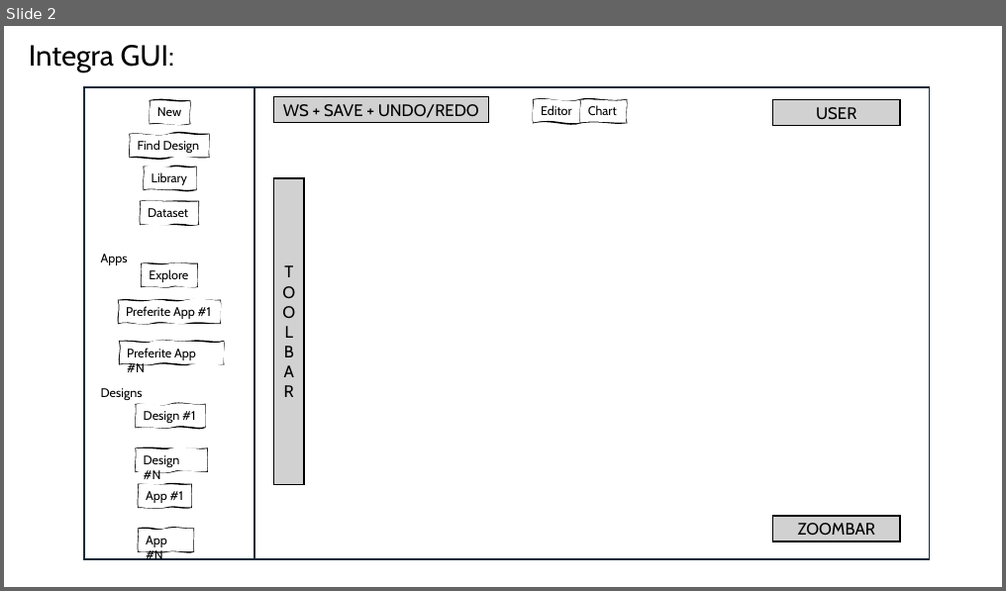
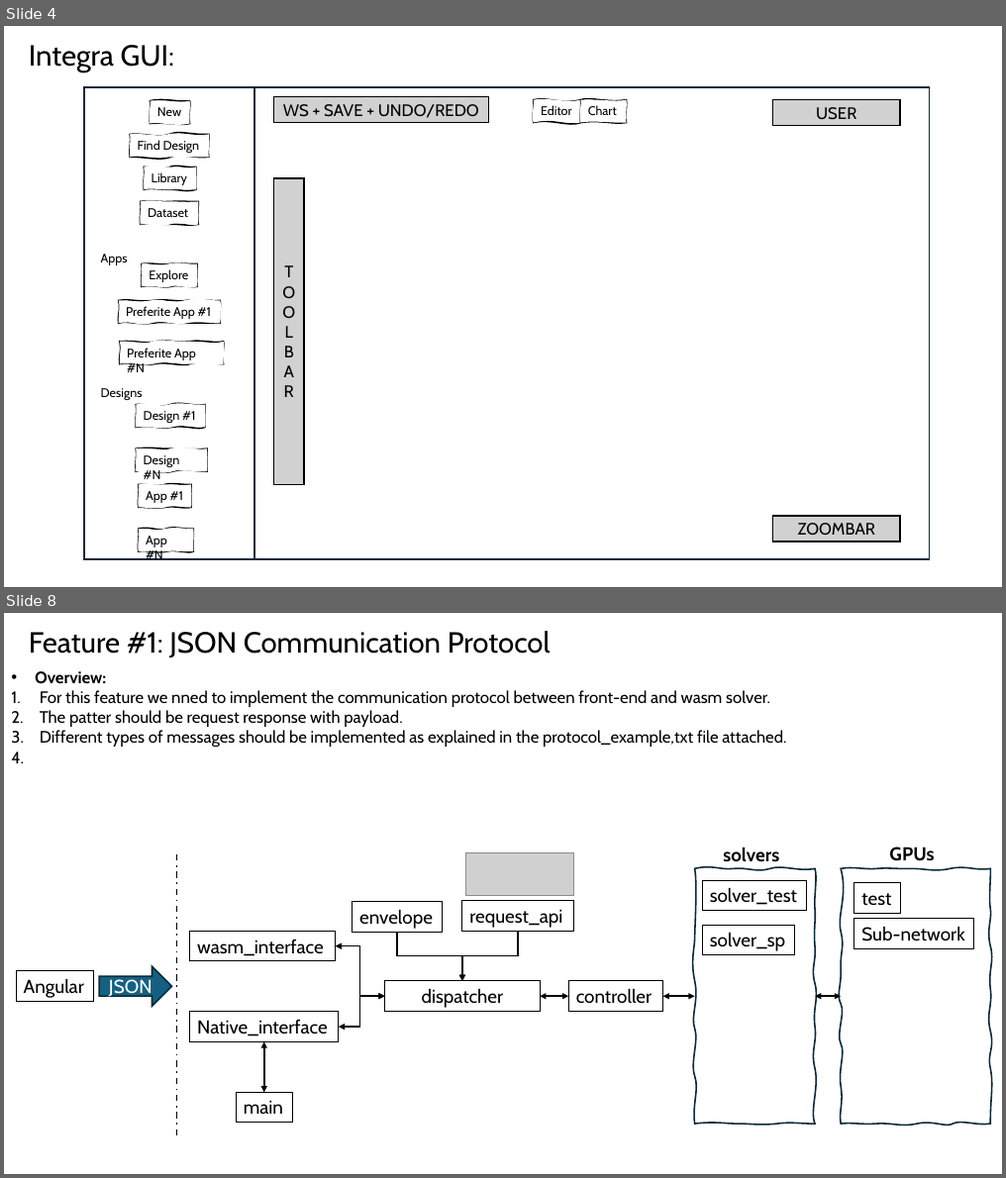
Before and after one commit to Cristiana85/integra-v1.0, a slide deck: INTEGRA Editor Project.pptx. Shown one above the other, each under a label of ours: slide 2 before the commit, slides 4 and 8 after it; the slides between them are not shown. The pictures are 1006x591 and 1006x1178 pixels, drawn with LibreOffice and Linux fonts; fonts in the diff are those of the drawing; grey boxes stand for pictures. Boxes give left, top, right and bottom in pixels: in the first picture for what was removed or moved away, otherwise in the second. Text is boxed around its words. In the diff, an @@ line names an element or a change of style, - is before the commit and + after.

```diff
--- a/INTEGRA Editor Project.pptx
+++ b/INTEGRA Editor Project.pptx
@@ slide 8 added at [4,613,1002,1174], background #FFFFFF @@
@@ text added at [29,631,550,658], 28 pt, text #000000 @@
+Feature #1: JSON Communication Protocol
@@ text added at [35,671,786,748], 16 pt, text #000000 @@
+• Overview:
+1. For this feature we nned to implement the communication protocol between front-end and wasm solver.
+2. The patter should be request response with payload.
+3. Different types of messages should be implemented as explained in the protocol_example,txt file attached.
@@ text added at [723,847,779,862], 18 pt, text #000000, bold @@
+solvers
@@ text added at [889,847,934,861], 18 pt, text #000000, bold @@
+GPUs
@@ line added from (177, 855) to (177, 1139), #000000 1.5 pt dashed @@
@@ picture added at [466,854,573,895] @@
@@ freeform shape added at [695,869,816,1124], outline #092A39 1.5 pt @@
@@ freeform shape added at [841,869,991,1124], outline #092A39 1.5 pt @@
@@ rectangle added at [352,902,442,932], outline #000000 0.75 pt, 18 pt, text #000000 @@
+envelope
@@ rectangle added at [462,901,573,931], outline #000000 0.75 pt, 18 pt, text #000000 @@
+request_api
@@ rectangle added at [703,881,807,911], outline #000000 0.75 pt, 18 pt, text #000000 @@
+solver_test
@@ rectangle added at [854,883,901,913], outline #000000 0.75 pt, 18 pt, text #000000 @@
+test
@@ rectangle added at [190,931,335,961], outline #000000 0.75 pt, 18 pt, text #000000 @@
+wasm_interface
@@ elbow arrow added from (397, 932) to (462, 981), #000000 1.5 pt @@
@@ elbow arrow added from (519, 931) to (462, 981), #000000 1.5 pt @@
@@ rectangle added at [703,925,795,956], outline #000000 0.75 pt, 18 pt, text #000000 @@
+solver_sp
@@ rectangle added at [854,919,973,949], outline #000000 0.75 pt, 18 pt, text #000000 @@
+Sub-network
@@ right arrow added at [99,966,171,1006], fill #156082, outline #092A39 1.5 pt, 18 pt, text #FFFFFF @@
+JSON
@@ elbow double arrow added from (335, 947) to (385, 996), #000000 1.5 pt @@
@@ rectangle added at [16,971,94,1001], outline #000000 0.75 pt, 18 pt, text #000000 @@
+Angular
@@ elbow double arrow added from (339, 1027) to (385, 996), #000000 1.5 pt @@
@@ rectangle added at [385,981,540,1011], outline #000000 0.75 pt, 18 pt, text #000000 @@
+dispatcher
@@ double arrow added from (540, 996) to (568, 996), #000000 1.5 pt @@
@@ rectangle added at [568,981,662,1011], outline #000000 0.75 pt, 18 pt, text #000000 @@
+controller
@@ double arrow added from (663, 996) to (695, 996), #000000 1.5 pt @@
@@ double arrow added from (815, 996) to (841, 996), #000000 1.5 pt @@
@@ rectangle added at [190,1012,338,1042], outline #000000 0.75 pt, 18 pt, text #000000 @@
+Native_interface
@@ double arrow added from (264, 1093) to (264, 1042), #000000 1.5 pt @@
@@ rectangle added at [236,1093,292,1123], outline #000000 0.75 pt, 18 pt, text #000000 @@
+main
@@ what was slide 2 is now slide 4 @@
```
Also in this commit, not shown: 2 slides changed, 3 other slides added, 5 slides removed, 1 other file.
